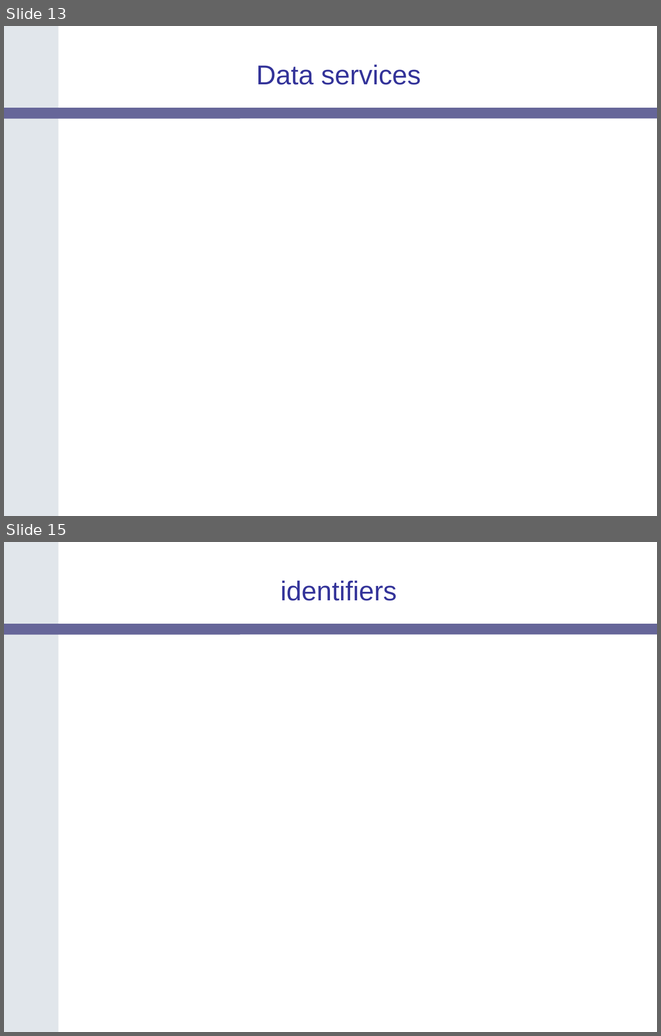
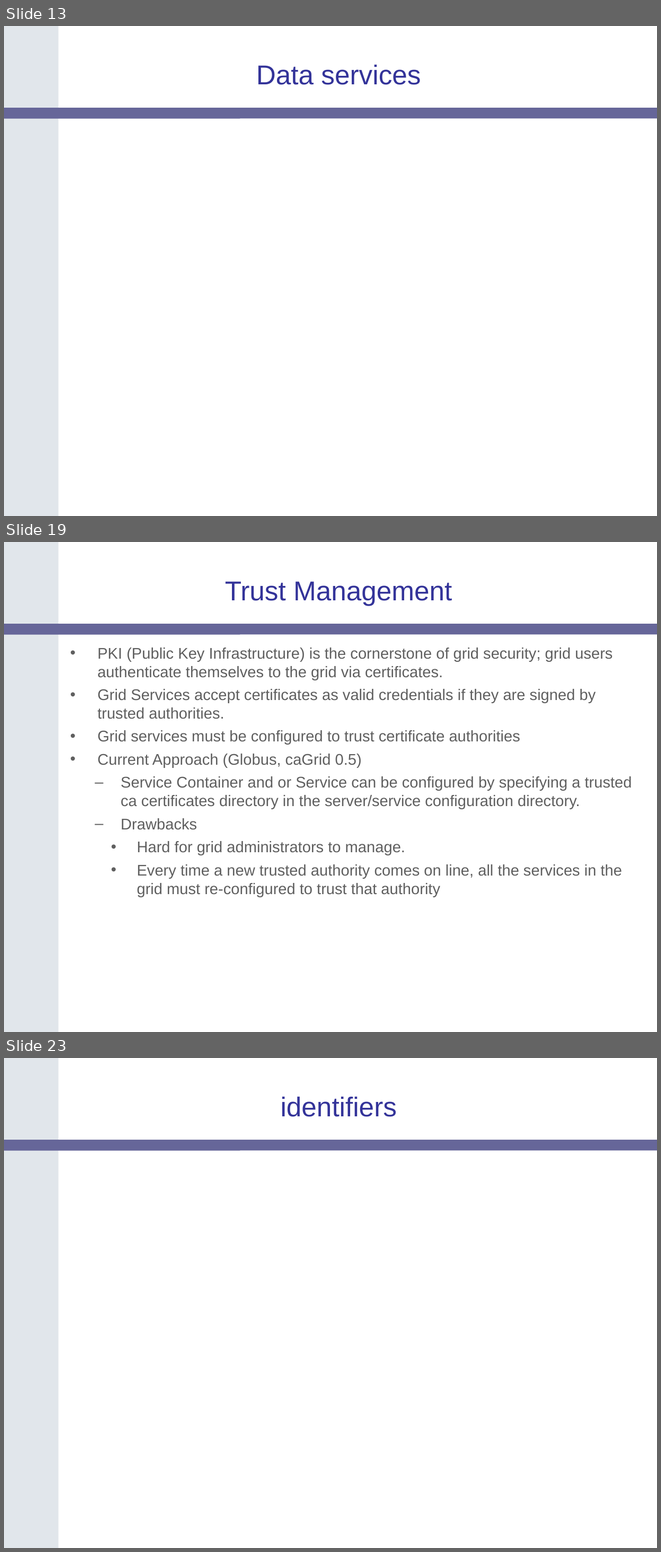
Before and after one commit to NCIP/cagrid-portal, a slide deck: cagrid-1-0/Documentation/presentations/200604_AnnualMeeting/caGrid-1.0-Architecture_caBIG-Annual-Meeting06.ppt. Shown one above the other, each under a label of ours: slides 13 and 15 before the commit, slides 13, 19 and 23 after it; the slides between them are not shown. The pictures are 661x1036 and 661x1552 pixels, drawn with LibreOffice and Linux fonts; fonts in the diff are those of the drawing; background and template pictures are left out. Boxes give left, top, right and bottom in pixels: in the first picture for what was removed or moved away, otherwise in the second. Text is boxed around its words. In the diff, an @@ line names an element or a change of style, - is before the commit and + after.

```diff
--- a/cagrid-1-0/Documentation/presentations/200604_AnnualMeeting/caGrid-1.0-Architecture_caBIG-Annual-Meeting06.ppt
+++ b/cagrid-1-0/Documentation/presentations/200604_AnnualMeeting/caGrid-1.0-Architecture_caBIG-Annual-Meeting06.ppt
@@ slide 19 added at bbox=[4, 542, 657, 1032], background #FFFFFF; not listed: 2 template elements that a slide beside it also shows @@
@@ title added at bbox=[225, 581, 452, 606], 30 pt, text #333399 @@
+Trust Management
@@ text added at bbox=[97, 647, 632, 897], 17 pt, text #5F5F5F @@
+• PKI (Public Key Infrastructure) is the cornerstone of grid security; grid users authenticate themselves to the grid via certificates.
+• Grid Services accept certificates as valid credentials if they are signed by trusted authorities.
+• Grid services must be configured to trust certificate authorities
+• Current Approach (Globus, caGrid 0.5)
+  – Service Container and or Service can be configured by specifying a trusted ca certificates directory in the server/service configuration directory.
+  – Drawbacks
+    • Hard for grid administrators to manage.
+    • Every time a new trusted authority comes on line, all the services in the grid must re-configured to trust that authority
@@ what was slide 15 is now slide 23 @@
```
Also in this commit, not shown: 8 other slides added, 1 slide removed.
